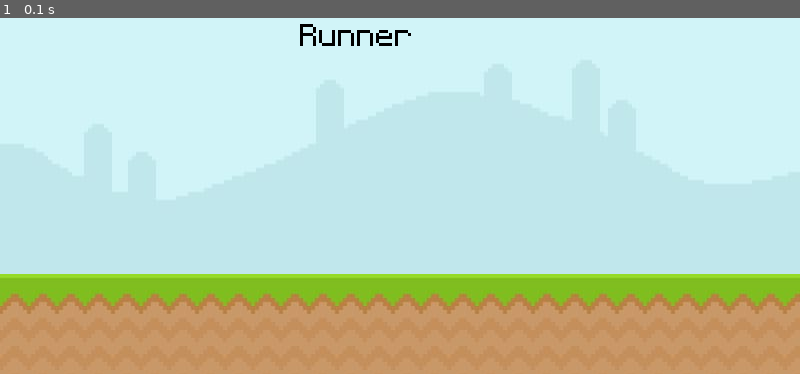
Above: before the commit, frame 1.
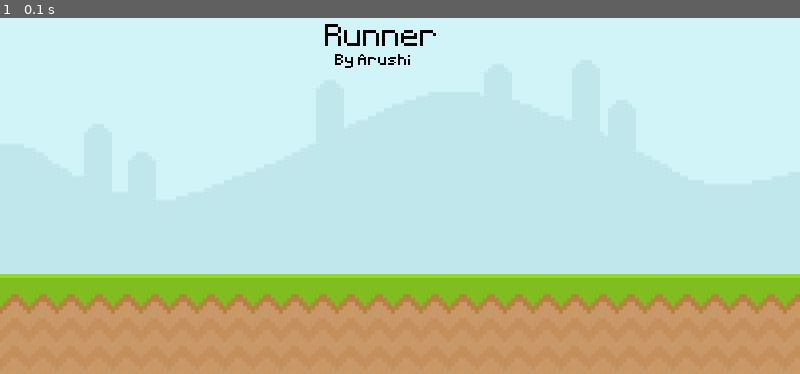
Above: after the commit, the same moment.

Repository: arushi32588/pygame.runner
Game: pygame game, started from runner.py
Two runs of this game, one before a commit and one after it. Both use one fixed random seed, a clock stepped at 60 frames per second and the inputs below.
Inputs:
- Up to frame 1 (0.1 s): no input

The runs differ from the first frame. In frame 1, 0.5% of the frame differs, in the area x 37-55%, y 1-15%.

Commit message:
Added fourth regular surface: text

Diff:
--- a/runner.py
+++ b/runner.py
@@ -5,11 +5,13 @@
 screen = pygame.display.set_mode((800, 400))
 pygame.display.set_caption('Runner') #Naming the title of the window
 clock = pygame.time.Clock()
-font = pygame.font.Font('font/Pixeltype.ttf',50)
+font1 = pygame.font.Font('font/Pixeltype.ttf', 50)
+font2 = pygame.font.Font('font/Pixeltype.ttf', 25)
 
 sky_surface = pygame.image.load('graphics/Sky.jpeg')
 ground_surface = pygame.image.load('graphics/ground.jpeg')
-text_surface = font.render('Runner', False, 'Black')
+text_surface1 = font1.render('Runner', False, 'Black')
+text_surface2 = font2.render('By Arushi', False, 'Black')
 
 while True:
     all_events = pygame.event.get()
@@ -20,7 +22,8 @@
     # draw all our elements
     screen.blit(ground_surface, (0,300)) # telling the system we want to place a ground on display surface
     screen.blit(sky_surface, (0,0)) # telling the system we want to place a sky on display surface
-    screen.blit(text_surface, (300, 50))
+    screen.blit(text_surface1, (325, 50))
+    screen.blit(text_surface2, (335, 80))
     # update everything
     pygame.display.update() # updates everything happening in the loop to display
     clock.tick(60) # telling the while loop it should not run more than 60 times/second
